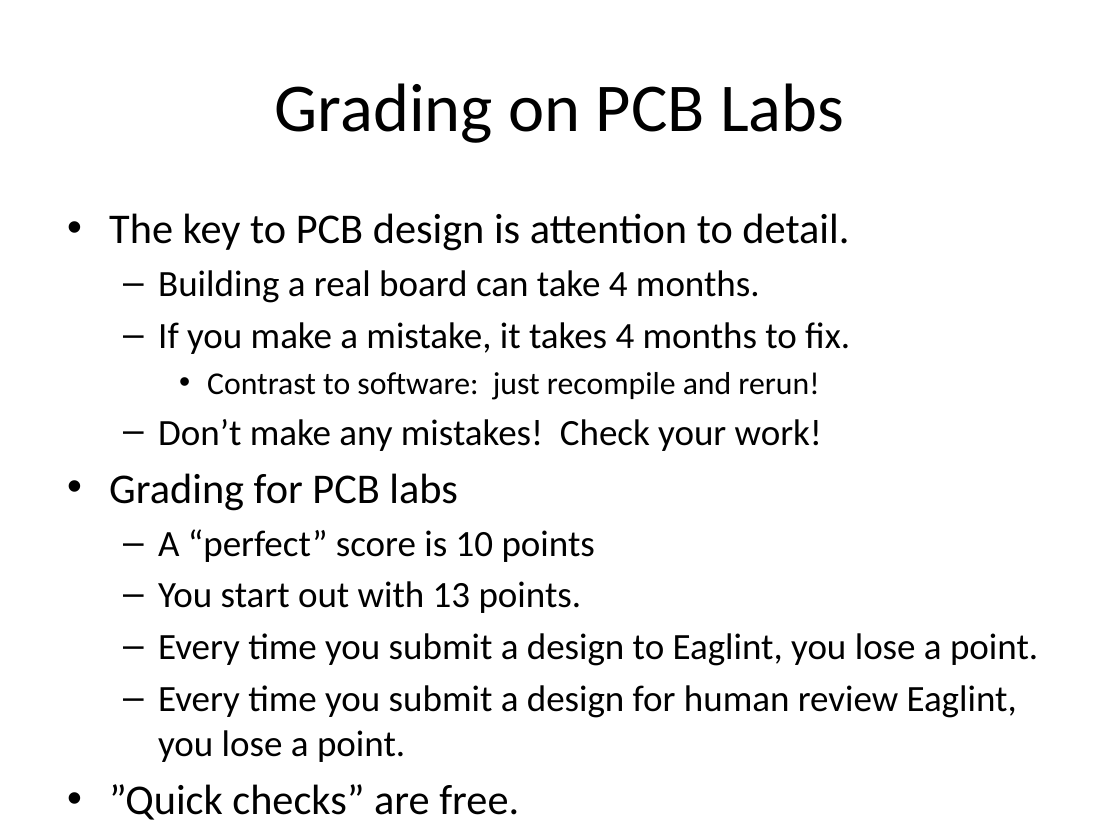
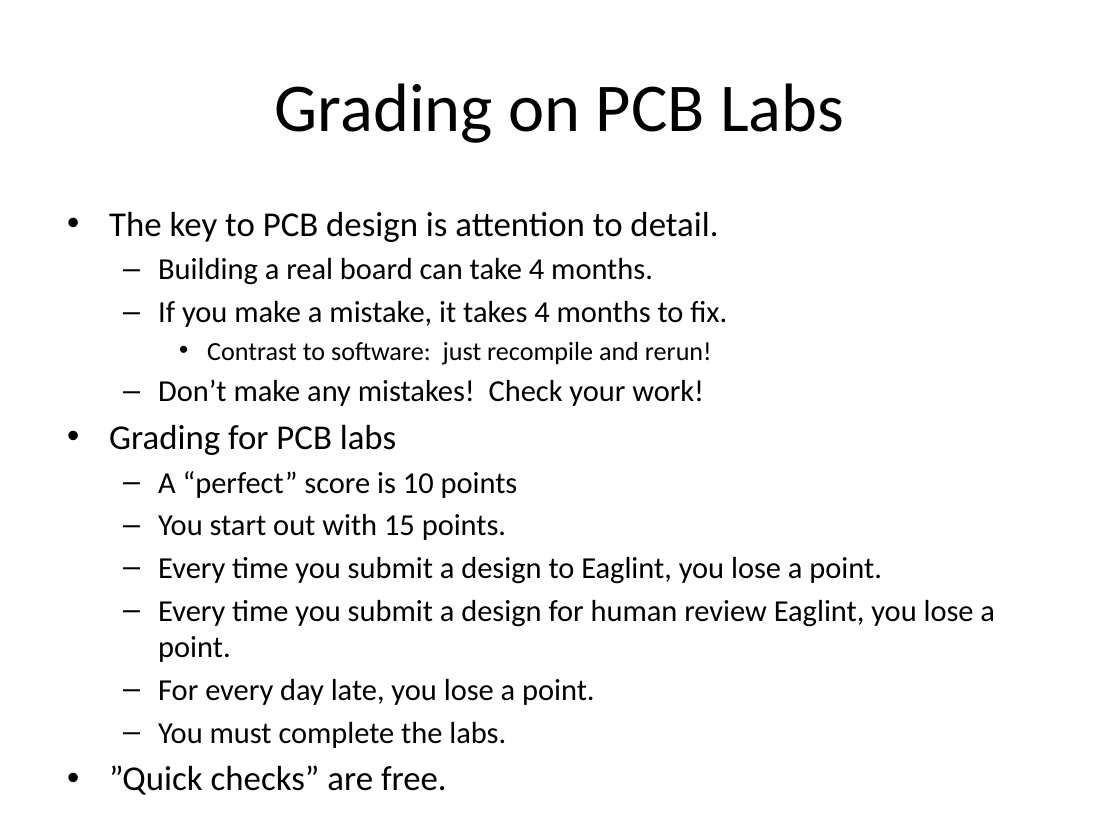
Before and after one commit to NVSL/QuadClass-Resources, a slide deck: slide 53 of Lecture Slides/Lab01-Eagle-Intro.pptx. Drawn at 1120x840 pixels with LibreOffice and Linux fonts; fonts in the diff are those of the drawing. Boxes give left, top, right and bottom in pixels: in the first picture for what was removed or moved away, otherwise in the second. Text is boxed around its words. In the diff, an @@ line names an element or a change of style, - is before the commit and + after.

Commit message:
updated slides

```diff
--- a/Lecture Slides/Lab01-Eagle-Intro.pptx
+++ b/Lecture Slides/Lab01-Eagle-Intro.pptx
@@ text at [109,211,995,662]: size 27.2 to 22.4 pt in "The key to PCB design is attention ...", "Grading for PCB labs", "”Quick checks” are free."; size 23.8 to 19.6 pt in "Building a real board can take 4 ...", "If you make a mistake, it takes ...", "Don’t make any mistakes! Check your work!", "A “perfect” score is 10 points" and 2 more places; size 20.4 to 16.8 pt in "Contrast to software: just recompile and rerun!" @@
@@ text at [158,514,506,540]: text changed; size 23.8 to 19.6 pt @@
-  – You start out with 13 points.
+  – You start out with 15 points.
@@ text at [158,679,595,748]: paragraphs added @@
+  – For every day late, you lose a point.
+  – You must complete the labs.
```
Also in this commit, not shown: 2 other slides changed, 2 other files.
